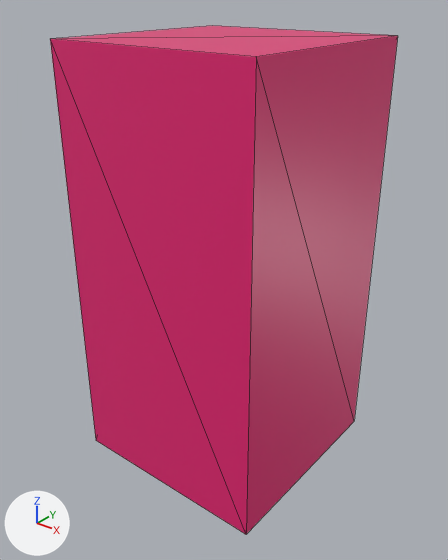
One commit to the glTF model assets/mesh/player.glb: the scene before it, then after it.
Rendered twice from a camera (50 mm lens) standing at (3.33, -4.23, 2.43) and looking at (0.03, -0.1, -0.13). Every picture has the same lights, and +X, +Y and +Z are marked at lower left. Mesh edges are drawn as thin lines. Where no turn or scale is listed for an object, it has been applied to the vertices. Vertices at the same position are counted once.

Before the edit, the objects in view are built like this:
```python
me_cube = bpy.data.meshes.new('Cube')
me_cube.from_pydata(...)  # a box spanning x -1.0..1.0, y -1.0..1.0, z -2.0..2.0
me_cube.materials.append(mat_material)  # pink #e72274
ob_cube = bpy.data.objects.new('Cube', me_cube)
ob_cube.location = (0.0, 0.0, 0.0)
```
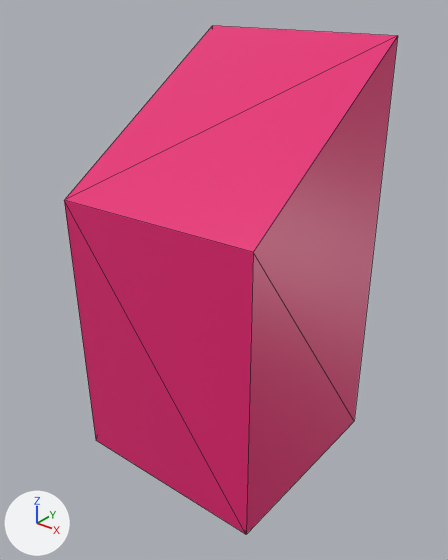
What differs and where, as boxes (x1, y1, x2, y2) in the pictures (448 x 560 px):
'Cube', reshaped
    before: (50, 26, 398, 534)
    after: (64, 26, 398, 534)

The edits, one by one:
me_cube has 8 vertices, 12 faces and spans x -1.0..1.0, y -1.0..1.0, z -2.0..2.0.
me_cube is used by ob_cube; location (0.0, 0.0, 0.0).
Part 1, on me_cube:
Vertex 2 of me_cube moves from (1.0, -1.0, 2.0) at pixel (256, 56) to (1.01, -0.99, 0.72) at pixel (253, 252).
Vertex 6 of me_cube moves from (-1.0, -1.0, 2.0) at pixel (50, 38) to (-0.96, -1.07, 0.7) at pixel (64, 200).
